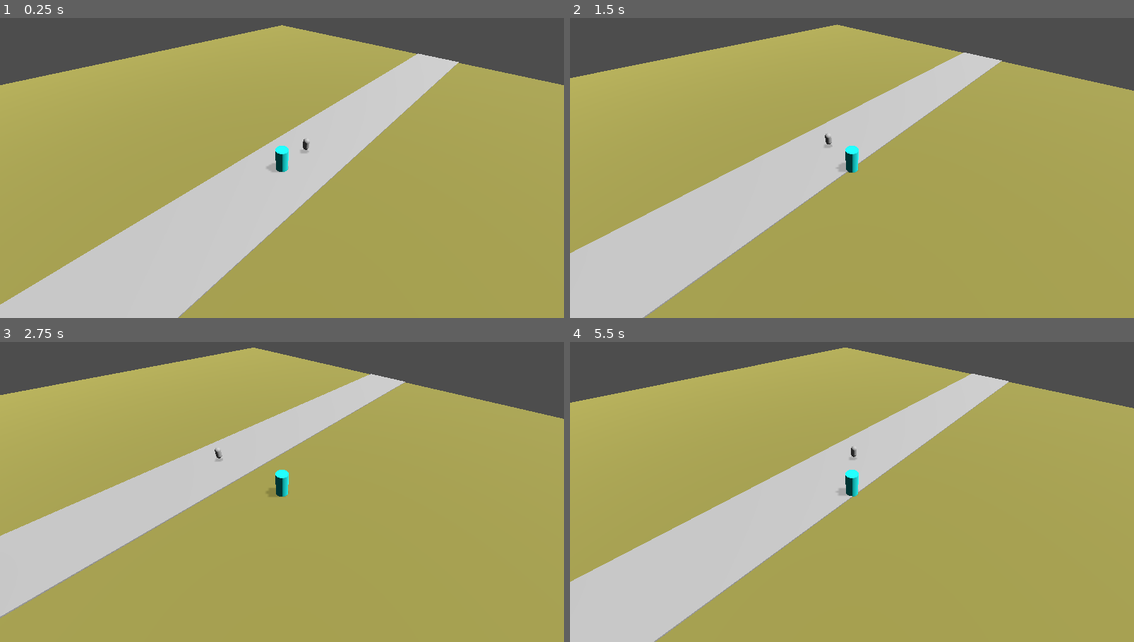
Above: before the commit, frames 1-4 (two rows, left to right).
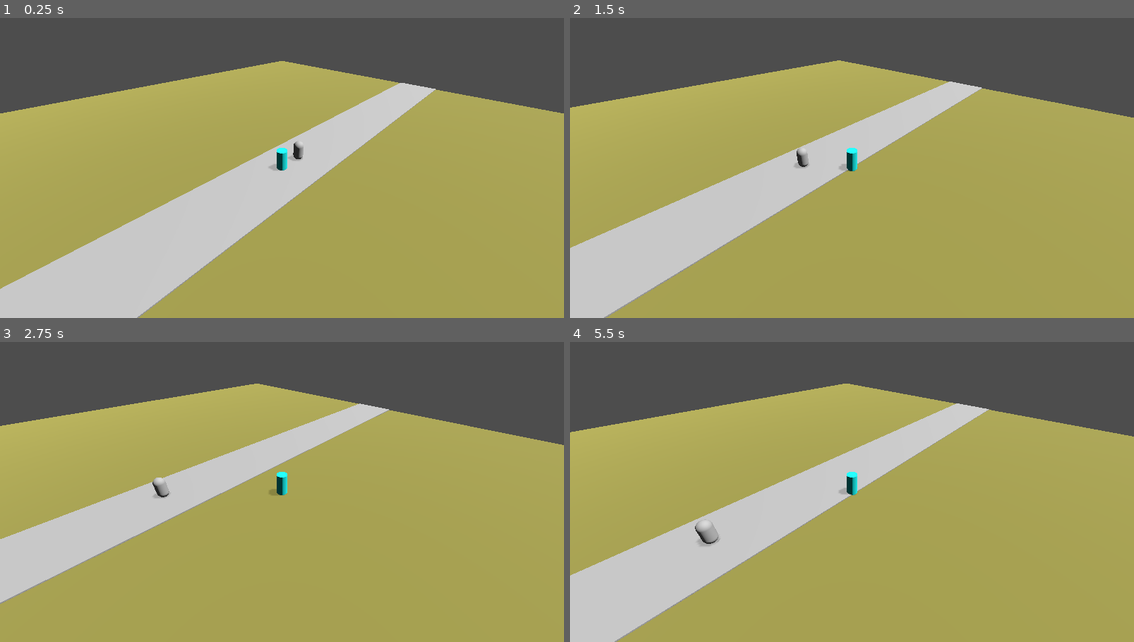
Above: after the commit, the same moments.

Repository: longotiziano/td-project
Game: Godot game, scene res://scenes/main.tscn
Two runs of this game, one before a commit and one after it. Both use one fixed random seed, a clock stepped at 60 frames per second and the inputs below.
Inputs (mouse positions are in pixels of both pictures, inside the frame that each line leads up to):
- Up to frame 1 (0.25 s): no input
- Up to frame 2 (1.5 s): move the mouse to (976, 144) at 0.52 s; hold Right (ui_right) 0.53-1.28 s; hold Shift (run) 0.53-1.28 s; click (976, 144) at 0.67 s; move the mouse to (739, 174) at 1.27 s; hold Down (ui_down) from 1.28 s (still down); tap Shift (run) at 1.35 s; click (739, 174) at 1.42 s
- Up to frame 3 (2.75 s): move the mouse to (338, 414) at 2.02 s; release Down (ui_down) at 2.03 s; hold Right (ui_right) from 2.03 s (still down); hold Shift (run) from 2.03 s (still down); click (338, 414) at 2.17 s
- Up to frame 4 (5.5 s): move the mouse to (823, 546) at 2.77 s; release Right (ui_right) at 2.78 s; release Shift (run) at 2.78 s; hold Up (ui_up) 2.78-3.53 s; tap Shift (run) at 2.85, 4.35 s; click (823, 546) at 2.92 s; move the mouse to (1021, 531) at 3.52 s; hold Shift (run) 3.53-4.28 s; hold Left (ui_left) 3.53-5.03 s; click (1021, 531) at 3.67 s; move the mouse to (682, 435) at 4.27 s; click (682, 435) at 4.42 s; move the mouse to (880, 483) at 5.02 s; hold Down (ui_down) from 5.03 s (still down); hold Shift (run) from 5.03 s (still down); click (880, 483) at 5.17 s

The runs differ from the first frame. In frame 1, 15% of the frame differs, in the area x 0-100%, y 2-100%; in frame 2, 15%; in frame 3, 16%, in the area x 0-100%, y 1-92%; in frame 4, 15%.

Commit message:
ahora el zombie va hacia la casa

Diff:
--- /dev/null
+++ b/game/components/health.gd
@@ -0,0 +1,11 @@
+extends Node
+
+
+# Called when the node enters the scene tree for the first time.
+func _ready() -> void:
+	pass # Replace with function body.
+
+
+# Called every frame. 'delta' is the elapsed time since the previous frame.
+func _process(delta: float) -> void:
+	pass
--- /dev/null
+++ b/game/components/stamina.gd
@@ -0,0 +1,16 @@
+extends Node
+
+@export var max_stamina:  float = 100.0
+@export var drain_speed:  float = 20.0
+@export var regen_speed:  float = 10.0
+
+var stamina: float = 100.0
+
+func drain(delta: float):
+	stamina = clamp(stamina - drain_speed * delta, 0, max_stamina)
+
+func regen(delta: float):
+	stamina = clamp(stamina + regen_speed * delta, 0, max_stamina)
+
+func is_empty() -> bool:
+	return stamina <= 0
--- a/game/scenes/main.tscn
+++ b/game/scenes/main.tscn
@@ -1,18 +1,19 @@
 [gd_scene format=3 uid="uid://cf4josvlj3d2h"]
 
 [ext_resource type="Script" uid="uid://bu5xi3rkqq00r" path="res://scripts/isometric_camera.gd" id="1_o5qli"]
-[ext_resource type="Script" uid="uid://bjwy33mk6blqi" path="res://scripts/player.gd" id="2_0wfyh"]
-[ext_resource type="PackedScene" uid="uid://djp3qauctwhiu" path="res://scenes/zombie.tscn" id="3_sugp2"]
-
-[sub_resource type="CylinderShape3D" id="CylinderShape3D_0wfyh"]
-
-[sub_resource type="CylinderMesh" id="CylinderMesh_sugp2"]
-
-[sub_resource type="StandardMaterial3D" id="StandardMaterial3D_0wfyh"]
-albedo_color = Color(9.62615e-08, 0.71284145, 0.70712936, 1)
+[ext_resource type="PackedScene" uid="uid://cxa3sqvykgcp8" path="res://scenes/player.tscn" id="2_sugp2"]
+[ext_resource type="PackedScene" uid="uid://cjwxty7c1yi5b" path="res://scenes/zombie.tscn" id="3_sugp2"]
 
 [sub_resource type="Environment" id="Environment_0wfyh"]
 ambient_light_color = Color(0.34565455, 0.41897678, 0.5430203, 1)
+
+[sub_resource type="NavigationMesh" id="NavigationMesh_jyhfs"]
+vertices = PackedVector3Array(-69.5, 1, -69.5, -69.5, 1, 69.5, 69.5, 1, 69.5, 69.5, 1, -69.5)
+polygons = [PackedInt32Array(3, 2, 0), PackedInt32Array(0, 2, 1)]
+cell_size = 0.5
+cell_height = 0.5
+border_size = 0.5
+agent_height = 1.8
 
 [sub_resource type="HeightMapShape3D" id="HeightMapShape3D_sugp2"]
 
@@ -24,22 +25,13 @@
 [node name="Node3D" type="Node3D" unique_id=5073452]
 
 [node name="IsometricCamera" type="Camera3D" parent="." unique_id=718557430]
-transform = Transform3D(1, 0, 0, 0, 1.9118156, 0, 0, 0, 1.654835, 0, 1.1744988, 1.889361)
+physics_interpolation_mode = 1
+transform = Transform3D(1, 0, 0, 0, 0, -1, 0, 1, 0, 0, 1.4570675, 0)
 current = true
 script = ExtResource("1_o5qli")
 
-[node name="Player" type="CharacterBody3D" parent="." unique_id=607388624]
+[node name="Player" parent="." unique_id=1134877450 instance=ExtResource("2_sugp2")]
 transform = Transform3D(1.8, 0, 0, 0, 1.8, 0, 0, 0, 1.8, 0, 1.4570675, 0)
-script = ExtResource("2_0wfyh")
-
-[node name="CollisionShape3D" type="CollisionShape3D" parent="Player" unique_id=517250033]
-shape = SubResource("CylinderShape3D_0wfyh")
-
-[node name="MeshInstance3D" type="MeshInstance3D" parent="Player" unique_id=2011123325]
-mesh = SubResource("CylinderMesh_sugp2")
-surface_material_override/0 = SubResource("StandardMaterial3D_0wfyh")
-
-[node name="AnimationPlayer" type="AnimationPlayer" parent="Player" unique_id=1642479255]
 
 [node name="DirectionalLight3D" type="DirectionalLight3D" parent="." unique_id=1489887029]
 transform = Transform3D(0.7071067, 0.5930296, -0.3851179, 0, 0.54463893, 0.83867055, 0.7071067, -0.5930296, 0.3851179, 2.5962958, 13.009415, 2.5962958)
@@ -56,20 +48,28 @@
 
 [node name="Map" type="Node3D" parent="." unique_id=449746715]
 
-[node name="CSGBox3D" type="CSGBox3D" parent="Map" unique_id=83037509]
+[node name="Street" type="CSGBox3D" parent="Map" unique_id=83037509]
 transform = Transform3D(11.134385, 0, 0, 0, 0.34194466, 0, 0, 0, 1, -0.36425966, 0, 0.036315918)
 size = Vector3(1.0654297, 1, 140.04602)
 
-[node name="Floor" type="StaticBody3D" parent="Map" unique_id=878947965]
+[node name="House" type="CSGBox3D" parent="Map" unique_id=737793587]
+transform = Transform3D(9.446881, 0, 0, 0, 6.212316, 0, 0, 0, 1, -0.94681454, 4.1534443, -65.15277)
+size = Vector3(1, 1, 8.920288)
+
+[node name="NavigationRegion3D" type="NavigationRegion3D" parent="Map" unique_id=1671629716]
+navigation_mesh = SubResource("NavigationMesh_jyhfs")
+
+[node name="Floor" type="StaticBody3D" parent="Map/NavigationRegion3D" unique_id=878947965]
 transform = Transform3D(70, 0, 0, 0, 70, 0, 0, 0, 70, 0, 0, 0)
 
-[node name="CollisionShape3D" type="CollisionShape3D" parent="Map/Floor" unique_id=1793900638]
+[node name="CollisionShape3D" type="CollisionShape3D" parent="Map/NavigationRegion3D/Floor" unique_id=1793900638]
 transform = Transform3D(2, 0, 0, 0, 2, 0, 0, 0, 2, 0, 0, 0)
 shape = SubResource("HeightMapShape3D_sugp2")
 
-[node name="MeshInstance3D" type="MeshInstance3D" parent="Map/Floor" unique_id=2079671665]
+[node name="MeshInstance3D" type="MeshInstance3D" parent="Map/NavigationRegion3D/Floor" unique_id=2079671665]
 material_override = SubResource("StandardMaterial3D_sugp2")
 mesh = SubResource("PlaneMesh_jyhfs")
 
 [node name="Zombie" parent="." unique_id=1347175020 instance=ExtResource("3_sugp2")]
-transform = Transform3D(1, 0, 0, 0, 1, 0, 0, 0, 1, -0.045205116, 1.6124945, 5.2515144)
+transform = Transform3D(1.8, 0, 0, 0, 1.8, 0, 0, 0, 1.8, -0.045205116, 1.6124945, 5.2515144)
+target_path = NodePath("../Map/House")
--- /dev/null
+++ b/game/scenes/player.tscn
@@ -0,0 +1,23 @@
+[gd_scene format=3 uid="uid://cxa3sqvykgcp8"]
+
+[ext_resource type="Script" uid="uid://bjwy33mk6blqi" path="res://scripts/player_movement.gd" id="1_3vyb7"]
+
+[sub_resource type="CylinderShape3D" id="CylinderShape3D_0wfyh"]
+
+[sub_resource type="CylinderMesh" id="CylinderMesh_sugp2"]
+
+[sub_resource type="StandardMaterial3D" id="StandardMaterial3D_0wfyh"]
+albedo_color = Color(9.62615e-08, 0.71284145, 0.70712936, 1)
+
+[node name="Player" type="CharacterBody3D" unique_id=1134877450]
+transform = Transform3D(1.8, 0, 0, 0, 1.8, 0, 0, 0, 1.8, 0, 0, 0)
+script = ExtResource("1_3vyb7")
+
+[node name="CollisionShape3D" type="CollisionShape3D" parent="." unique_id=1522104991]
+shape = SubResource("CylinderShape3D_0wfyh")
+
+[node name="MeshInstance3D" type="MeshInstance3D" parent="." unique_id=1351535998]
+mesh = SubResource("CylinderMesh_sugp2")
+surface_material_override/0 = SubResource("StandardMaterial3D_0wfyh")
+
+[node name="AnimationPlayer" type="AnimationPlayer" parent="." unique_id=831969110]
--- a/game/scenes/zombie.tscn
+++ b/game/scenes/zombie.tscn
@@ -7,6 +7,7 @@
 [sub_resource type="CapsuleMesh" id="CapsuleMesh_1vlb3"]
 
 [node name="Zombie" type="CharacterBody3D" unique_id=1347175020]
+transform = Transform3D(1.8, 0, 0, 0, 1.8, 0, 0, 0, 1.8, 0, 0, 0)
 script = ExtResource("1_1vlb3")
 
 [node name="CollisionShape3D" type="CollisionShape3D" parent="." unique_id=1111172838]
--- a/game/scripts/isometric_camera.gd
+++ b/game/scripts/isometric_camera.gd
@@ -1,13 +1,26 @@
 extends Camera3D
 
 var target: Node3D
+var zoom_level:   float = 20.0
+var current_zoom: float = 20.0
+
+@export var zoom_speed:  float = 1.0
+@export var zoom_min:    float = 5.0
+@export var zoom_max:    float = 40.0
+@export var zoom_smooth: float = 8.0  # qué tan suave, más alto = más rápido
 
 func _ready():
-	position = Vector3(-15, 20, -15)
-	look_at(Vector3.ZERO, Vector3.UP)
 	target = get_node("/root/Node3D/Player")
 
-func _process(_delta):
+func _unhandled_input(event):
+	if event is InputEventMouseButton:
+		if event.button_index == MOUSE_BUTTON_WHEEL_UP:
+			zoom_level = clamp(zoom_level - zoom_speed, zoom_min, zoom_max)
+		elif event.button_index == MOUSE_BUTTON_WHEEL_DOWN:
+			zoom_level = clamp(zoom_level + zoom_speed, zoom_min, zoom_max)
+
+func _process(delta):
 	if target:
-		position = target.global_position + Vector3(-15, 20, -15)
+		current_zoom = lerp(current_zoom, zoom_level, zoom_smooth * delta)
+		position = target.global_position + Vector3(-current_zoom, current_zoom, -current_zoom)
 		look_at(target.global_position, Vector3.UP)
--- a/game/scripts/player.gd
+++ b/game/scripts/player_movement.gd
@@ -23,7 +23,6 @@
 	var current_speed = run_speed if Input.is_action_pressed("run") else speed
 
 	if raw.length() > 0.1:
-		print("Moviendo: ", raw)
 		raw = raw.normalized()
 		var dir = (ISO_RIGHT * raw.x + ISO_FORWARD * raw.y)
 		velocity.x = dir.x * current_speed
--- a/game/scripts/zombie.gd
+++ b/game/scripts/zombie.gd
@@ -1,54 +1,27 @@
 extends CharacterBody3D
 
-@export var speed = 2.5
-@export var health = 3
-@export var detection_range = 10.0
+@export var speed: float = 5.0
+@export var target_path: NodePath  # arrastrás el nodo destino desde el Inspector
 
 @onready var nav_agent = $NavigationAgent3D
-@onready var anim_player = $AnimationPlayer
-
-var player: Node3D = null
-var is_dead = false
+var target: Node3D
 
 func _ready():
-	# Buscá al jugador por grupo (necesitás agregar al Player al grupo "player")
-	player = get_tree().get_first_node_in_group("player")
+	target = get_node(target_path)
 
-@warning_ignore("unused_parameter")
 func _physics_process(delta):
-	if is_dead or player == null:
+	if not target:
 		return
 
-	var distance = global_position.distance_to(player.global_position)
+	# decirle al agente a dónde ir
+	nav_agent.target_position = target.global_position
 
-	if distance < detection_range:
-		# Mover hacia el jugador con NavigationAgent
-		nav_agent.target_position = player.global_position
+	# moverse hacia el siguiente punto del camino
+	var next_point = nav_agent.get_next_path_position()
+	var direction = (next_point - global_position).normalized()
 
-		var next_pos = nav_agent.get_next_path_position()
-		var direction = (next_pos - global_position).normalized()
-		velocity = direction * speed
-
-		# Rotar hacia el jugador
-		look_at(Vector3(player.global_position.x, global_position.y, player.global_position.z))
-
-		anim_player.play("walk")  # si tenés animación
-	else:
-		velocity = Vector3.ZERO
-		anim_player.play("idle")
+	velocity.x = direction.x * speed
+	velocity.z = direction.z * speed
+	velocity.y -= 20.0 * delta  # gravedad
 
 	move_and_slide()
-
-func take_damage(amount: int):
-	if is_dead:
-		return
-	health -= amount
-	if health <= 0:
-		die()
-
-func die():
-	is_dead = true
-	anim_player.play("death")
-	# Esperar a que termine la animación y borrar el nodo
-	await anim_player.animation_finished
-	queue_free()
Not shown, added: game/components/health.gd.uid
Not shown, added: game/components/stamina.gd.uid
Not shown: 1 places in game/scenes/zombie.tscn that only renumber resources
Renamed: game/scripts/player.gd.uid -> game/scripts/player_movement.gd.uid
